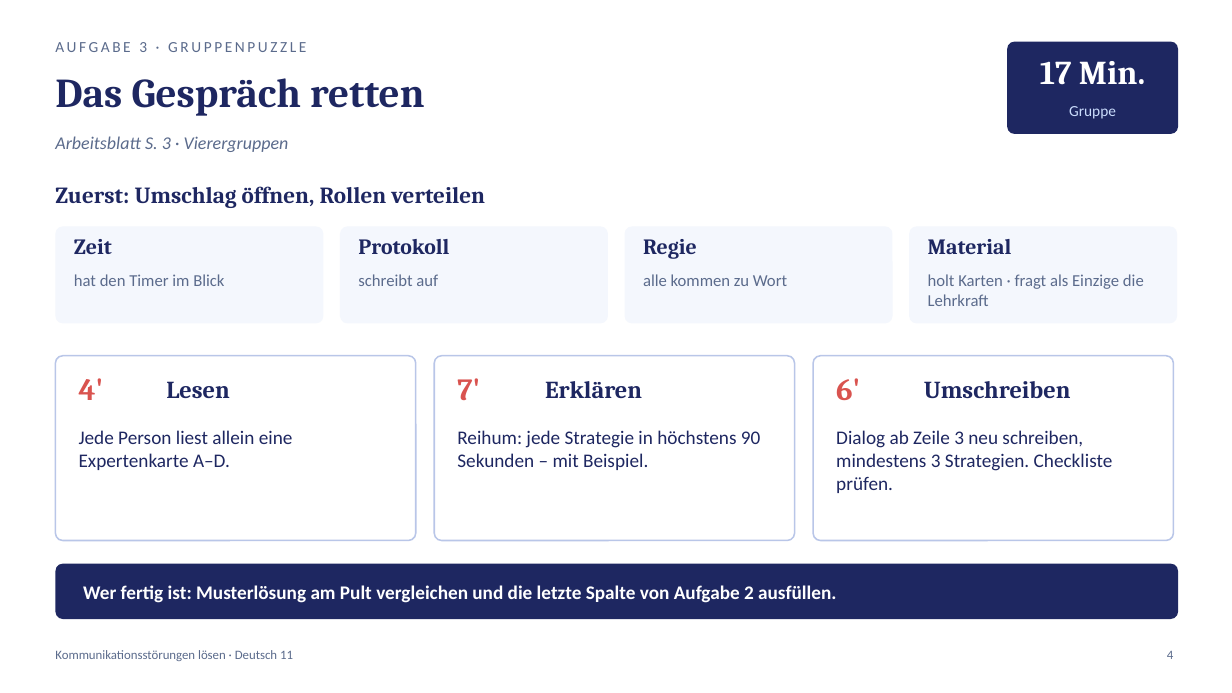
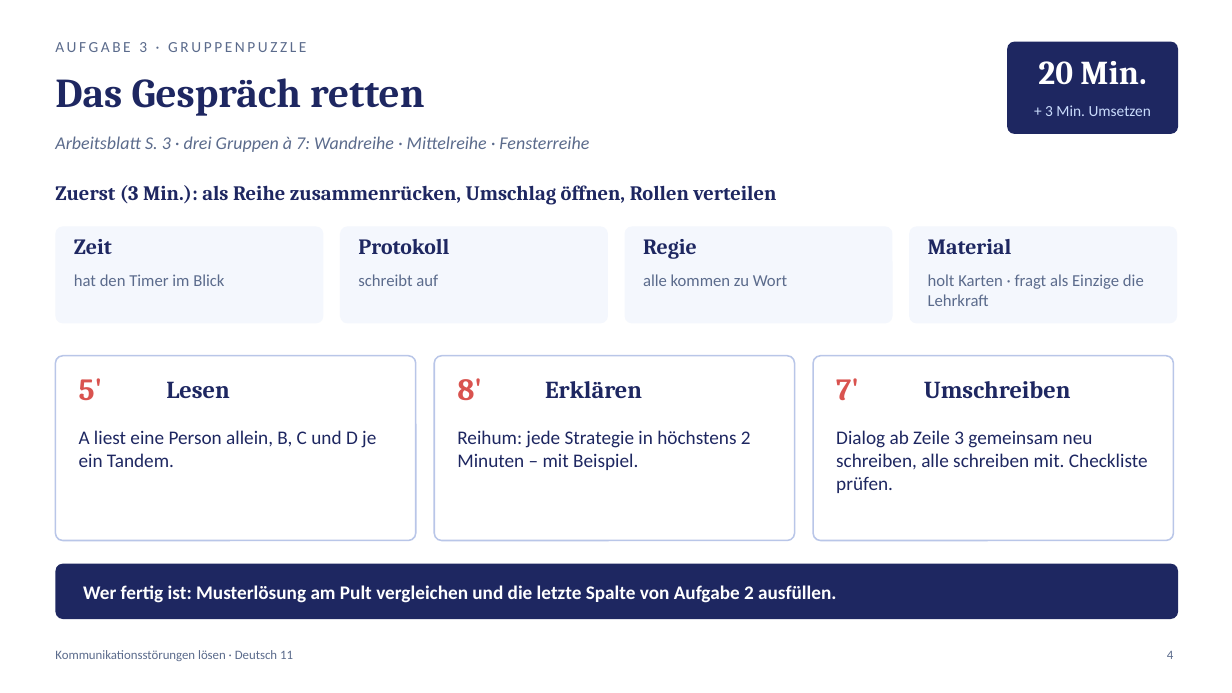
Before and after one commit to golzkonstantin-gif/Schule, a slide deck: slide 4 of Deutsch_11/Kommunikationsstoerungen_loesen/Praesentation_Kommunikationsstoerungen_loesen.pptx. Drawn at 1232x693 pixels with LibreOffice and Linux fonts; fonts in the diff are those of the drawing. Boxes give left, top, right and bottom in pixels: in the first picture for what was removed or moved away, otherwise in the second. Text is boxed around its words. In the diff, an @@ line names an element or a change of style, - is before the commit and + after.

```diff
--- a/Deutsch_11/Kommunikationsstoerungen_loesen/Praesentation_Kommunikationsstoerungen_loesen.pptx
+++ b/Deutsch_11/Kommunikationsstoerungen_loesen/Praesentation_Kommunikationsstoerungen_loesen.pptx
@@ text at [1038, 61, 1146, 85]: text changed @@
-17 Min.
+20 Min.
@@ text at [1045, 105, 1151, 116]: text changed @@
-Gruppe
++ 3 Min. Umsetzen
@@ text at [55, 136, 589, 152]: text changed @@
-Arbeitsblatt S. 3 · Vierergruppen
+Arbeitsblatt S. 3 · drei Gruppen à 7: Wandreihe · Mittelreihe · Fensterreihe
@@ text at [55, 185, 776, 205]: text changed; size 18 to 16 pt @@
-Zuerst: Umschlag öffnen, Rollen verteilen
+Zuerst (3 Min.): als Reihe zusammenrücken, Umschlag öffnen, Rollen verteilen
@@ text at [79, 378, 103, 400]: text changed @@
-4'
+5'
@@ text at [457, 378, 482, 400]: text changed @@
-7'
+8'
@@ text at [836, 378, 859, 400]: text changed @@
-6'
+7'
@@ text at [79, 430, 376, 467]: text changed @@
-Jede Person liest allein eine Expertenkarte A–D.
+A liest eine Person allein, B, C und D je ein Tandem.
@@ text at [457, 430, 751, 470]: text changed @@
-Reihum: jede Strategie in höchstens 90 Sekunden – mit Beispiel.
+Reihum: jede Strategie in höchstens 2 Minuten – mit Beispiel.
@@ text at [836, 430, 1148, 493]: text changed @@
-Dialog ab Zeile 3 neu schreiben, mindestens 3 Strategien. Checkliste prüfen.
+Dialog ab Zeile 3 gemeinsam neu schreiben, alle schreiben mit. Checkliste prüfen.
```
Also in this commit, not shown: 5 other slides changed, 8 other files.
